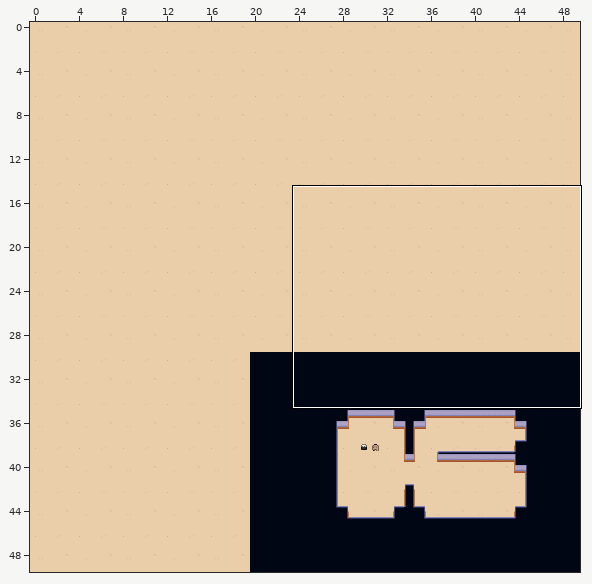
Tiled map: assets/level1.tmx. The first picture is a wide view before the edit; the outline marks the close-up.
Close-up. The starting point:
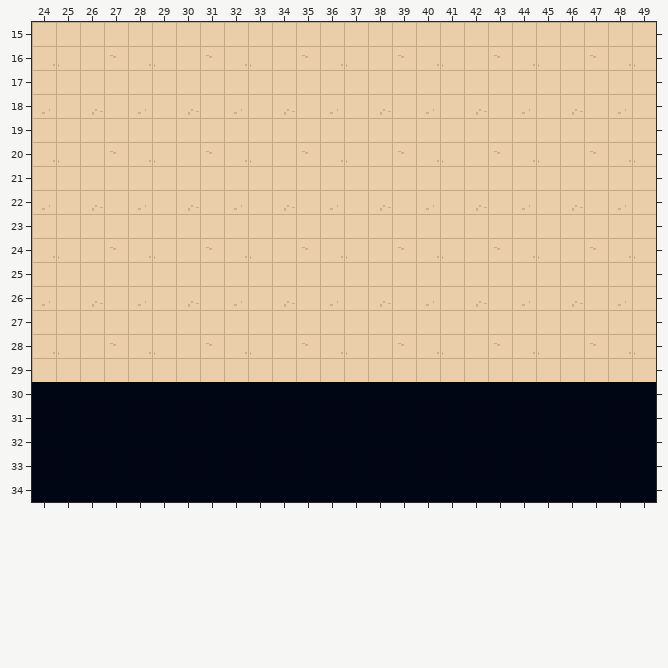
Cells are 16x16 px. Shown: x 24..49, y 15..34. The commit also changed other parts of the map, which this record leaves out. The old version is drawn lined up with the new one.
After:
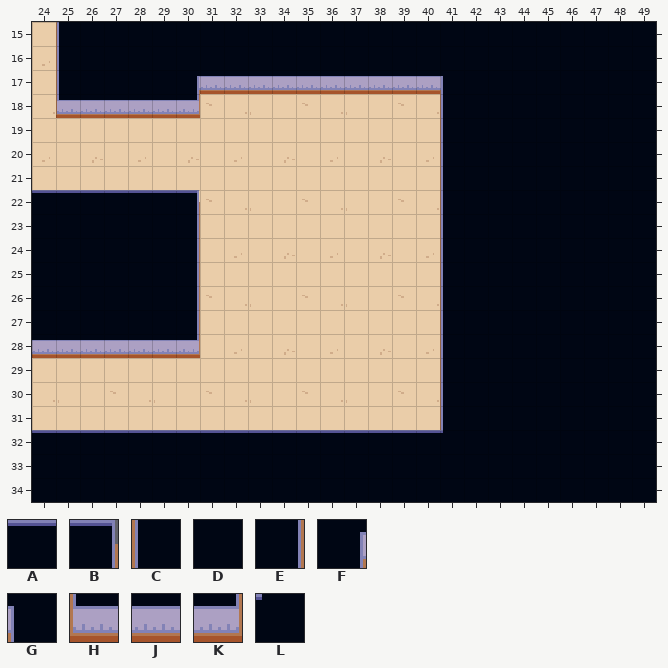
Key: from "office": A 1, B 2, C 11, D 12, E 13, F 16, G 17, H 22, J 23, K 24, L 28.
_ is an empty cell.
The edit:
map size 30x20 -> 50x50 cells (old content now starts at 20,30; both pictures use the new coordinates)
Layer "Tiles":
y 15..16: x 25..49 _________________________ -> CDDDDDDDDDDDDDDDDDDDDDDDD
y 17: x 25..49 _________________________ -> CDDDDFJJJJJJJJJJGDDDDDDDD
y 18: x 25..30 ______ -> HJJJJK; x 41..49 _________ -> CDDDDDDDD
y 19..21: x 41..49 _________ -> CDDDDDDDD
y 22: x 24..30 _______ -> AAAAAAB; x 41..49 _________ -> CDDDDDDDD
y 23..27: x 24..30 _______ -> DDDDDDE; x 41..49 _________ -> CDDDDDDDD
y 28: x 24..30 _______ -> JJJJJJK; x 41..49 _________ -> CDDDDDDDD
y 29: x 41..49 _________ -> CDDDDDDDD
y 30..31: x 24..41 DDDDDDDDDDDDDDDDDD -> _________________C
y 32: x 24..41 DDDDDDDDDDDDDDDDDD -> AAAAAAAAAAAAAAAAAL
Boxes around the changes in both close-ups, in picture pixels (x1, y1, x2, y2):
changed: (32, 22, 656, 433)
